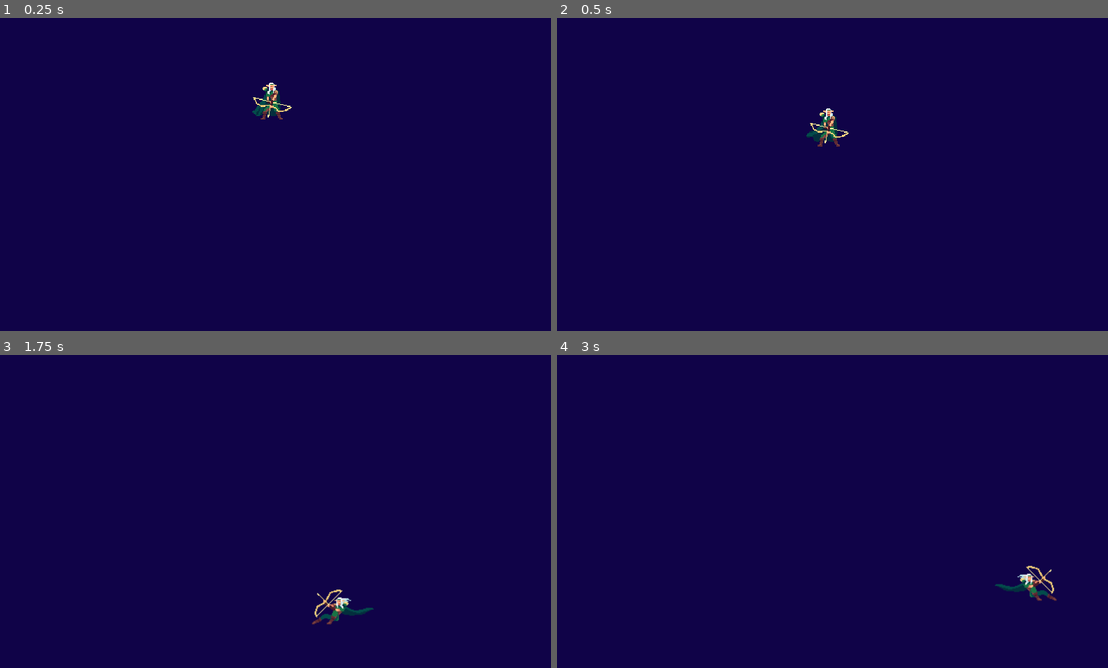
Above: before the commit, frames 1-4 (two rows, left to right).
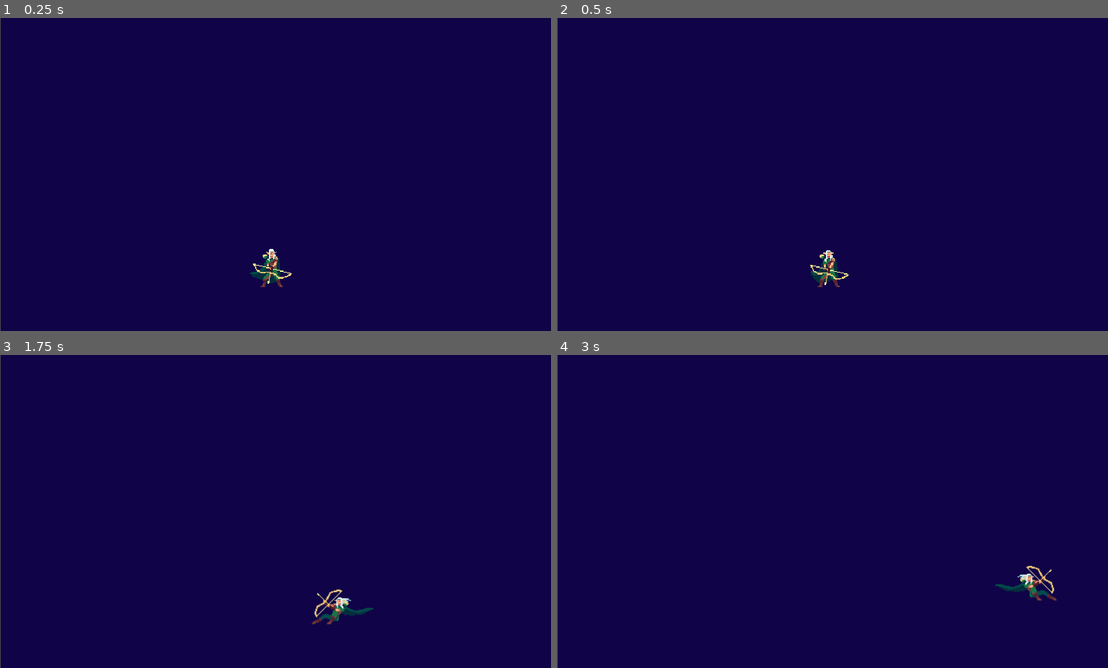
Above: after the commit, the same moments.

Repository: dcrespo3d/GGJ2023
Game: Godot game, scene res://EscenaMain.tscn
The game is run twice, just before and just after one commit, with the same random seed, the same clock (stepped at 60 frames per second) and the same inputs.
Inputs:
- Up to frame 1 (0.25 s): no input
- Up to frame 2 (0.5 s): no input
- Up to frame 3 (1.75 s): hold Right (ui_right) 0.53-1.28 s; tap Space (dash_key) at 0.6, 1.35 s; hold Left (ui_left) from 1.28 s (still down)
- Up to frame 4 (3 s): release Left (ui_left) at 2.03 s; hold Right (ui_right) 2.03-2.78 s; tap Space (dash_key) at 2.1, 2.85 s; hold Up (ui_up) from 2.78 s (still down)

The runs differ from the first frame. In frame 1, 0.9% of the frame differs, in the area x 0-53%, y 0-100%; in frame 2, 0.9%; in frame 3, 0.1%; in frame 4, 0.1%.

Commit message:
p

Diff:
--- a/Enemy_01.tscn
+++ b/Enemy_01.tscn
@@ -150,6 +150,5 @@
 [node name="EnemyAnimations" type="AnimatedSprite" parent="."]
 frames = SubResource( 25 )
 animation = "Hit"
-frame = 3
 speed_scale = 2.0
 playing = true
--- a/EscenaMain.tscn
+++ b/EscenaMain.tscn
@@ -1,6 +1,7 @@
-[gd_scene load_steps=4 format=2]
+[gd_scene load_steps=5 format=2]
 
 [ext_resource path="res://Player.tscn" type="PackedScene" id=1]
+[ext_resource path="res://GuiHPplayer.tscn" type="PackedScene" id=2]
 
 [sub_resource type="RectangleShape2D" id=1]
 extents = Vector2( 280.5, 583.5 )
@@ -14,14 +15,15 @@
 scale = Vector2( 3, 3 )
 
 [node name="ColorRect" type="ColorRect" parent="Viewport"]
-margin_right = 640.0
+margin_left = 0.666667
+margin_right = 640.667
 margin_bottom = 360.0
 color = Color( 0.0666667, 0.0156863, 0.286275, 1 )
 
 [node name="Fondo" type="Node2D" parent="Viewport"]
 
 [node name="Player" parent="Viewport" instance=ExtResource( 1 )]
-position = Vector2( 313.333, 74.3333 )
+position = Vector2( 313.333, 267 )
 
 [node name="Area2D" type="Area2D" parent="."]
 
@@ -38,3 +40,6 @@
 [node name="CollisionShape2D3" type="CollisionShape2D" parent="StaticBody2D"]
 position = Vector2( 959, 1046 )
 shape = SubResource( 2 )
+
+[node name="Gui" parent="." instance=ExtResource( 2 )]
+visible = false
--- a/FloorVFX.tscn
+++ b/FloorVFX.tscn
@@ -117,6 +117,6 @@
 [node name="AnimatedSprite" type="AnimatedSprite" parent="."]
 frames = SubResource( 17 )
 animation = "FloorLooseLife"
-frame = 10
+frame = 4
 speed_scale = 3.0
 playing = true
--- /dev/null
+++ b/GuiHPplayer.tscn
@@ -0,0 +1,18 @@
+[gd_scene load_steps=3 format=2]
+
+[sub_resource type="StyleBoxFlat" id=1]
+bg_color = Color( 0.160784, 0.545098, 0.105882, 1 )
+
+[sub_resource type="StyleBoxFlat" id=2]
+bg_color = Color( 1, 0, 0, 1 )
+
+[node name="Gui" type="CanvasLayer"]
+
+[node name="hpplayer" type="ProgressBar" parent="."]
+margin_left = 19.0
+margin_top = 17.0
+margin_right = 419.0
+margin_bottom = 55.0
+custom_styles/fg = SubResource( 1 )
+custom_styles/bg = SubResource( 2 )
+value = 100.0
--- a/Player.tscn
+++ b/Player.tscn
@@ -13,7 +13,7 @@
 position = Vector2( 0, -30 )
 frames = ExtResource( 1 )
 animation = "Idle"
-frame = 7
+frame = 1
 speed_scale = 3.0
 playing = true
 
--- a/project.godot
+++ b/project.godot
@@ -55,11 +55,6 @@
 , Object(InputEventKey,"resource_local_to_scene":false,"resource_name":"","device":0,"alt":false,"shift":false,"control":false,"meta":false,"command":false,"pressed":false,"scancode":83,"physical_scancode":0,"unicode":0,"echo":false,"script":null)
  ]
 }
-dash_key={
-"deadzone": 0.5,
-"events": [ Object(InputEventKey,"resource_local_to_scene":false,"resource_name":"","device":0,"alt":false,"shift":false,"control":false,"meta":false,"command":false,"pressed":false,"scancode":0,"physical_scancode":32,"unicode":0,"echo":false,"script":null)
- ]
-}
 shoot={
 "deadzone": 0.5,
 "events": [ Object(InputEventMouseButton,"resource_local_to_scene":false,"resource_name":"","device":0,"alt":false,"shi …(212 unchanged characters)…
@@ -90,6 +85,11 @@
 "events": [ Object(InputEventKey,"resource_local_to_scene":false,"resource_name":"","device":0,"alt":false,"shift":false,"control":false,"meta":false,"command":false,"pressed":false,"scancode":53,"physical_scancode":0,"unicode":0,"echo":false,"script":null)
  ]
 }
+dash_key={
+"deadzone": 0.5,
+"events": [ Object(InputEventKey,"resource_local_to_scene":false,"resource_name":"","device":0,"alt":false,"shift":false,"control":false,"meta":false,"command":false,"pressed":false,"scancode":0,"physical_scancode":32,"unicode":0,"echo":false,"script":null)
+ ]
+}
 
 [physics]
 
